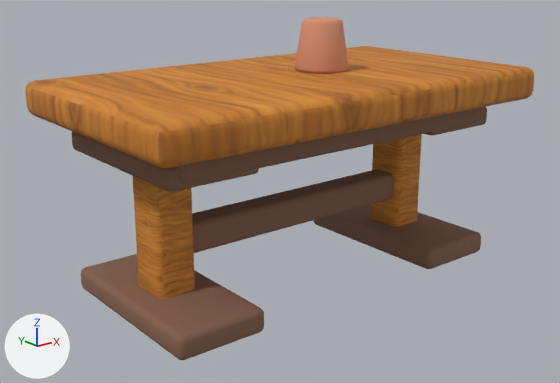
The Blender file assets-source/blender/dining-table.blend, before and after one commit.
Camera for both pictures: a 50 mm lens placed at (-1.735, -2.092, 1.176), pointed at (-0.063, -0.002, 0.34). The lights are fixed; the arrows at lower left show +X, +Y and +Z. The first picture is the older version.

Names of what the first picture shows: 'table_ceramic_vase', 'table_long_stretcher', 'table_thick_textured_top', 'table_trestle_cap', 'table_trestle_cap.001', 'table_trestle_foot', 'table_trestle_foot.001', 'table_trestle_post', 'table_trestle_post.001', 'table_under_apron'.
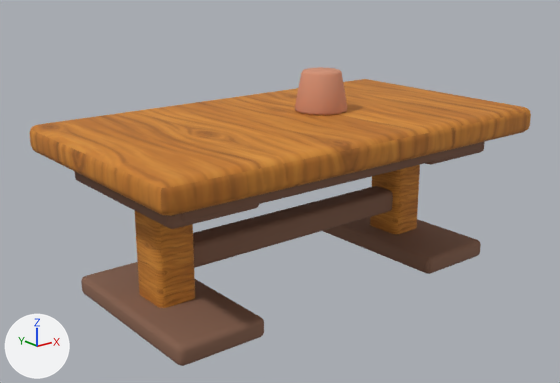
Diff of the bpy script that builds the scene:
```diff
--- a/assets-source/blender/dining-table.blend.py
+++ b/assets-source/blender/dining-table.blend.py
@@ me_cube_086 @@
-me_cube_086.from_pydata(...)  # 96 vertices, 98 faces; spans x -0.8..0.8, y -0.45..0.45, z -0.06..0.06
+me_cube_086.from_pydata(...)  # 96 vertices, 98 faces; spans x -0.8..0.8, y -0.45..0.45, z 0.51..0.61
+# me_cube_086 part 1: the whole mesh is scaled about its middle by (1, 1, 0.824), then moved by (0.0, 0.0, 0.56)
 me_cube_086.materials.append(mat_wood_honey_textured)
@@ me_cube_087 @@
-me_cube_087.from_pydata(...)  # 96 vertices, 98 faces; spans x -0.672..0.672, y -0.324..0.324, z -0.05..0.05
+me_cube_087.from_pydata(...)  # 96 vertices, 98 faces; spans x -0.672..0.672, y -0.324..0.324, z 0.439..0.521
+# me_cube_087 part 2: the whole mesh is scaled about its middle by (1, 1, 0.824), then moved by (0.0, 0.0, 0.48)
 me_cube_087.materials.append(mat_wood_dark)
@@ me_cube_089 @@
-me_cube_089.from_pydata(...)  # 96 vertices, 98 faces; spans x -0.16..0.16, y -0.338..0.338, z -0.043..0.043
+me_cube_089.from_pydata(...)  # 96 vertices, 98 faces; spans x -0.704..-0.384, y -0.338..0.338, z 0.0..0.07
+# me_cube_089 part 3: the whole mesh is scaled about its middle by (1, 1, 0.824), then moved by (-0.544, 0.0, 0.035)
 me_cube_089.materials.append(mat_wood_dark)
@@ me_cube_090 @@
-me_cube_090.from_pydata(...)  # 96 vertices, 98 faces; spans x -0.16..0.16, y -0.315..0.315, z -0.038..0.038
+me_cube_090.from_pydata(...)  # 96 vertices, 98 faces; spans x -0.704..-0.384, y -0.315..0.315, z 0.424..0.486
+# me_cube_090 part 4: the whole mesh is scaled about its middle by (1, 1, 0.824), then moved by (-0.544, 0.0, 0.455)
 me_cube_090.materials.append(mat_wood_dark)
@@ me_cube_092 @@
-me_cube_092.from_pydata(...)  # 96 vertices, 98 faces; spans x -0.16..0.16, y -0.338..0.338, z -0.043..0.043
+me_cube_092.from_pydata(...)  # 96 vertices, 98 faces; spans x 0.384..0.704, y -0.338..0.338, z 0.0..0.07
+# me_cube_092 part 5: the whole mesh is scaled about its middle by (1, 1, 0.824), then moved by (0.544, 0.0, 0.035)
 me_cube_092.materials.append(mat_wood_dark)
@@ me_cube_093 @@
-me_cube_093.from_pydata(...)  # 96 vertices, 98 faces; spans x -0.16..0.16, y -0.315..0.315, z -0.038..0.038
+me_cube_093.from_pydata(...)  # 96 vertices, 98 faces; spans x 0.384..0.704, y -0.315..0.315, z 0.424..0.486
+# me_cube_093 part 6: the whole mesh is scaled about its middle by (1, 1, 0.824), then moved by (0.544, 0.0, 0.455)
 me_cube_093.materials.append(mat_wood_dark)
@@ me_cube_094 @@
-me_cube_094.from_pydata(...)  # 96 vertices, 98 faces; spans x -0.544..0.544, y -0.055..0.055, z -0.055..0.055
+me_cube_094.from_pydata(...)  # 96 vertices, 98 faces; spans x -0.544..0.544, y -0.055..0.055, z 0.159..0.25
+# me_cube_094 part 7: the whole mesh is scaled about its middle by (1, 1, 0.824), then moved by (0.0, 0.0, 0.205)
 me_cube_094.materials.append(mat_wood_dark)
@@ me_cone_013 @@
-me_cone_013.from_pydata(...)  # 72 vertices, 62 faces; spans x -0.098..0.098, y -0.098..0.098, z -0.09..0.09
+me_cone_013.from_pydata(...)  # 72 vertices, 62 faces; spans x 0.032..0.228, y -0.098..0.098, z 0.612..0.76
+# me_cone_013 part 8: the whole mesh is scaled about its middle by (1, 1, 0.824), then moved by (0.13, 0.0, 0.686)
 me_cone_013.materials.append(mat_terracotta)
@@ ob_table_thick_textured_top @@
 ob_table_thick_textured_top = bpy.data.objects.new('table_thick_textured_top', me_cube_086)
-ob_table_thick_textured_top.location = (0.0, 0.0, 0.7)
+ob_table_thick_textured_top.location = (0.0, 0.0, 0.0)
@@ ob_table_under_apron @@
 ob_table_under_apron = bpy.data.objects.new('table_under_apron', me_cube_087)
-ob_table_under_apron.location = (0.0, 0.0, 0.6)
+ob_table_under_apron.location = (0.0, 0.0, 0.0)
@@ ob_table_trestle_foot @@
 ob_table_trestle_foot = bpy.data.objects.new('table_trestle_foot', me_cube_089)
-ob_table_trestle_foot.location = (-0.544, 0.0, 0.06)
+ob_table_trestle_foot.location = (0.0, 0.0, 0.0)
@@ ob_table_trestle_cap @@
 ob_table_trestle_cap = bpy.data.objects.new('table_trestle_cap', me_cube_090)
-ob_table_trestle_cap.location = (-0.544, 0.0, 0.57)
+ob_table_trestle_cap.location = (0.0, 0.0, 0.0)
@@ ob_table_trestle_foot_001 @@
 ob_table_trestle_foot_001 = bpy.data.objects.new('table_trestle_foot.001', me_cube_092)
-ob_table_trestle_foot_001.location = (0.544, 0.0, 0.06)
+ob_table_trestle_foot_001.location = (0.0, 0.0, 0.0)
@@ ob_table_trestle_cap_001 @@
 ob_table_trestle_cap_001 = bpy.data.objects.new('table_trestle_cap.001', me_cube_093)
-ob_table_trestle_cap_001.location = (0.544, 0.0, 0.57)
+ob_table_trestle_cap_001.location = (0.0, 0.0, 0.0)
@@ ob_table_long_stretcher @@
 ob_table_long_stretcher = bpy.data.objects.new('table_long_stretcher', me_cube_094)
-ob_table_long_stretcher.location = (0.0, 0.0, 0.266)
+ob_table_long_stretcher.location = (0.0, 0.0, 0.0)
@@ ob_table_ceramic_vase @@
 ob_table_ceramic_vase = bpy.data.objects.new('table_ceramic_vase', me_cone_013)
-ob_table_ceramic_vase.location = (0.13, 0.0, 0.85)
+ob_table_ceramic_vase.location = (0.0, 0.0, 0.0)
```

Changed parts and their boxes [x1, y1, x2, y2] in the pictures (560 x 383 px):
'table_thick_textured_top', moved, rescaled (12% taller): before [25, 46, 534, 168]; after [30, 79, 531, 216]
'table_trestle_foot', moved, rescaled: before [81, 254, 264, 360]; after [81, 262, 264, 366]
'table_long_stretcher', moved, rescaled: before [192, 169, 394, 253]; after [193, 186, 393, 268]
'table_under_apron', moved, rescaled: before [177, 107, 484, 184]; after [181, 142, 481, 222]
'table_trestle_foot.001', moved, rescaled: before [313, 205, 481, 269]; after [323, 217, 481, 274]
'table_ceramic_vase', moved, rescaled (16% shorter): before [295, 17, 348, 74]; after [294, 67, 347, 115]
'table_trestle_cap', moved, rescaled: before [72, 131, 259, 192]; after [75, 172, 259, 229]
'table_trestle_cap.001', moved, rescaled: before [423, 107, 487, 135]; after [425, 141, 485, 165]
